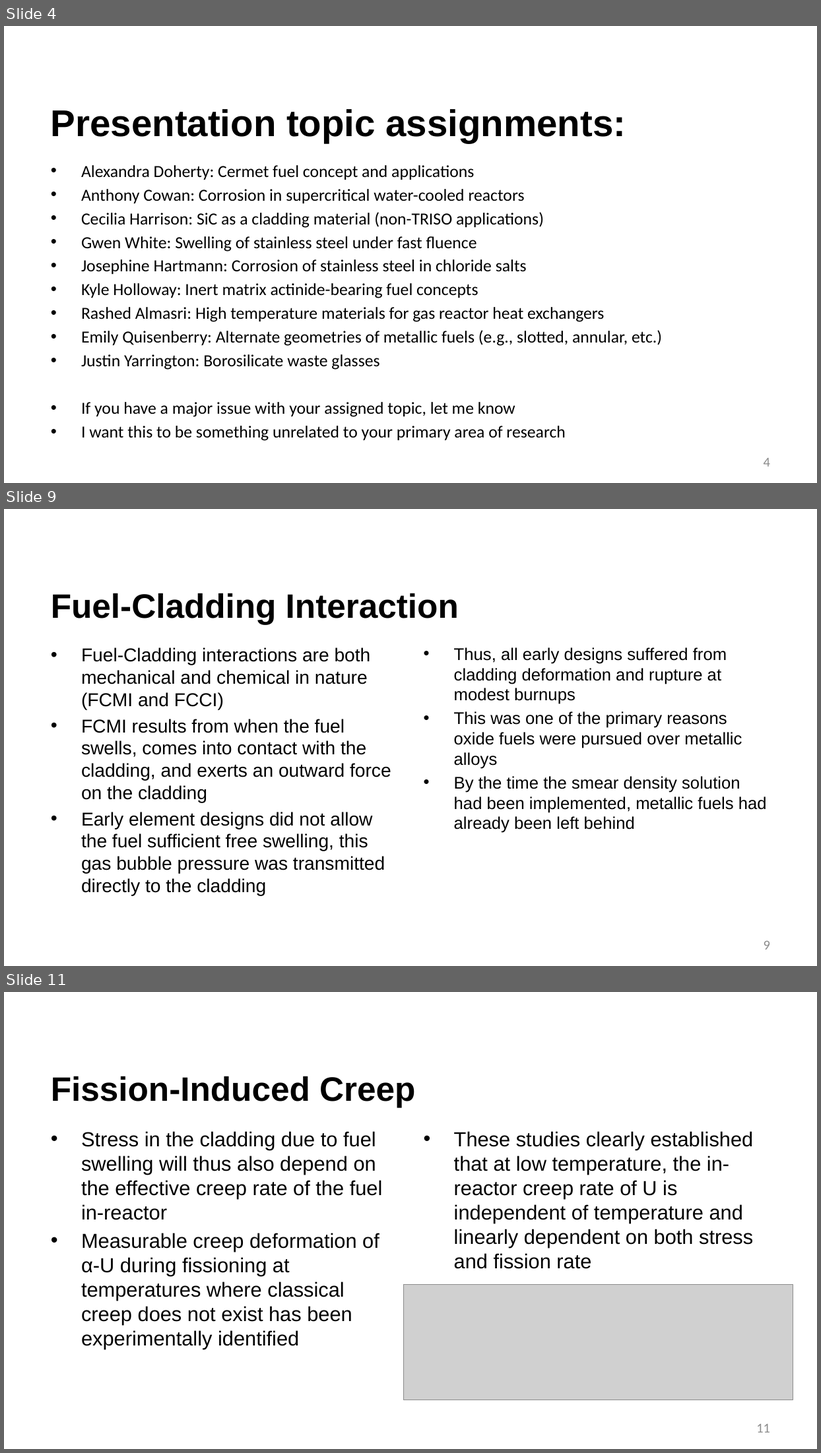
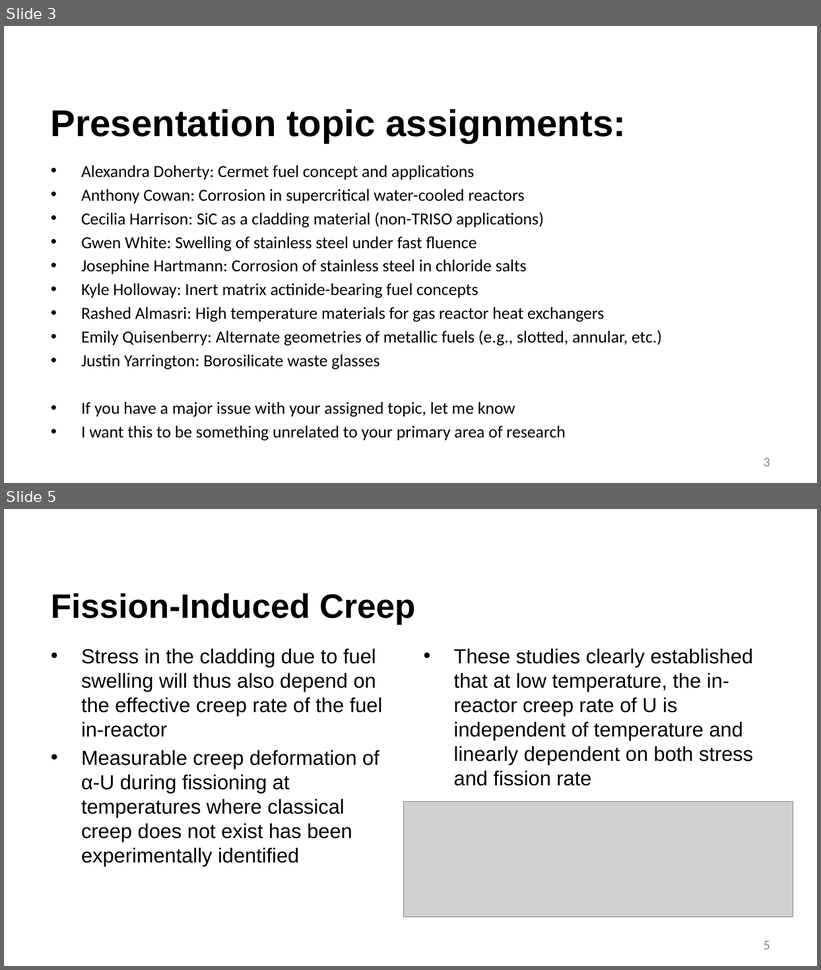
Before and after one commit to benbeeler/TEACHING, a slide deck: Advanced Reactor Materials/Fall2026/Lec10_SFRs.pptx. Shown one above the other, each under a label of ours: slides 4, 9 and 11 before the commit, slides 3 and 5 after it; the slides between them are not shown. The pictures are 821x1453 and 821x970 pixels, drawn with LibreOffice and Linux fonts; fonts in the diff are those of the drawing; grey boxes stand for pictures; background and template pictures are left out. Boxes give left, top, right and bottom in pixels: in the first picture for what was removed or moved away, otherwise in the second. Text is boxed around its words. In the diff, an @@ line names an element or a change of style, - is before the commit and + after.

```diff
--- a/Advanced Reactor Materials/Fall2026/Lec10_SFRs.pptx
+++ b/Advanced Reactor Materials/Fall2026/Lec10_SFRs.pptx
@@ slide 9 removed at <box>4,509,817,966</box>, background #FFFFFF @@
@@ title removed at <box>51,593,459,625</box> @@
-Fuel-Cladding Interaction
@@ text removed at <box>81,648,391,896</box> @@
-• Fuel-Cladding interactions are both mechanical and chemical in nature (FCMI and FCCI)
-• FCMI results from when the fuel swells, comes into contact with the cladding, and exerts an outward force on the cladding
-• Early element designs did not allow the fuel sufficient free swelling, this gas bubble pressure was transmitted directly to the cladding
@@ text removed at <box>454,648,767,833</box> @@
-• Thus, all early designs suffered from cladding deformation and rupture at modest burnups
-• This was one of the primary reasons oxide fuels were pursued over metallic alloys
-• By the time the smear density solution had been implemented, metallic fuels had already been left behind
@@ page number removed at <box>764,941,770,950</box> @@
-9
@@ what was slide 4 is now slide 3 @@
@@ page number at <box>764,458,770,467</box>: text changed @@
-4
+3
@@ what was slide 11 is now slide 5 @@
@@ page number at <box>764,941,770,950</box>: text changed @@
-11
+5
```
Also in this commit, not shown: 2 slides changed, 5 other slides removed, 6 other files.
